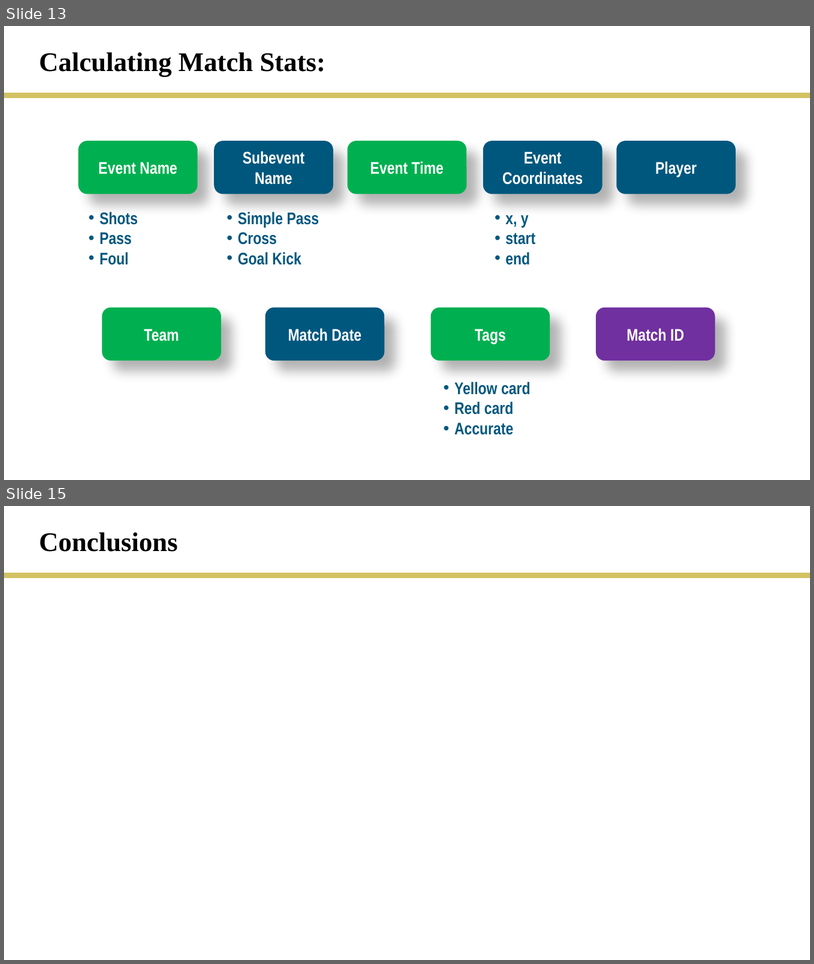
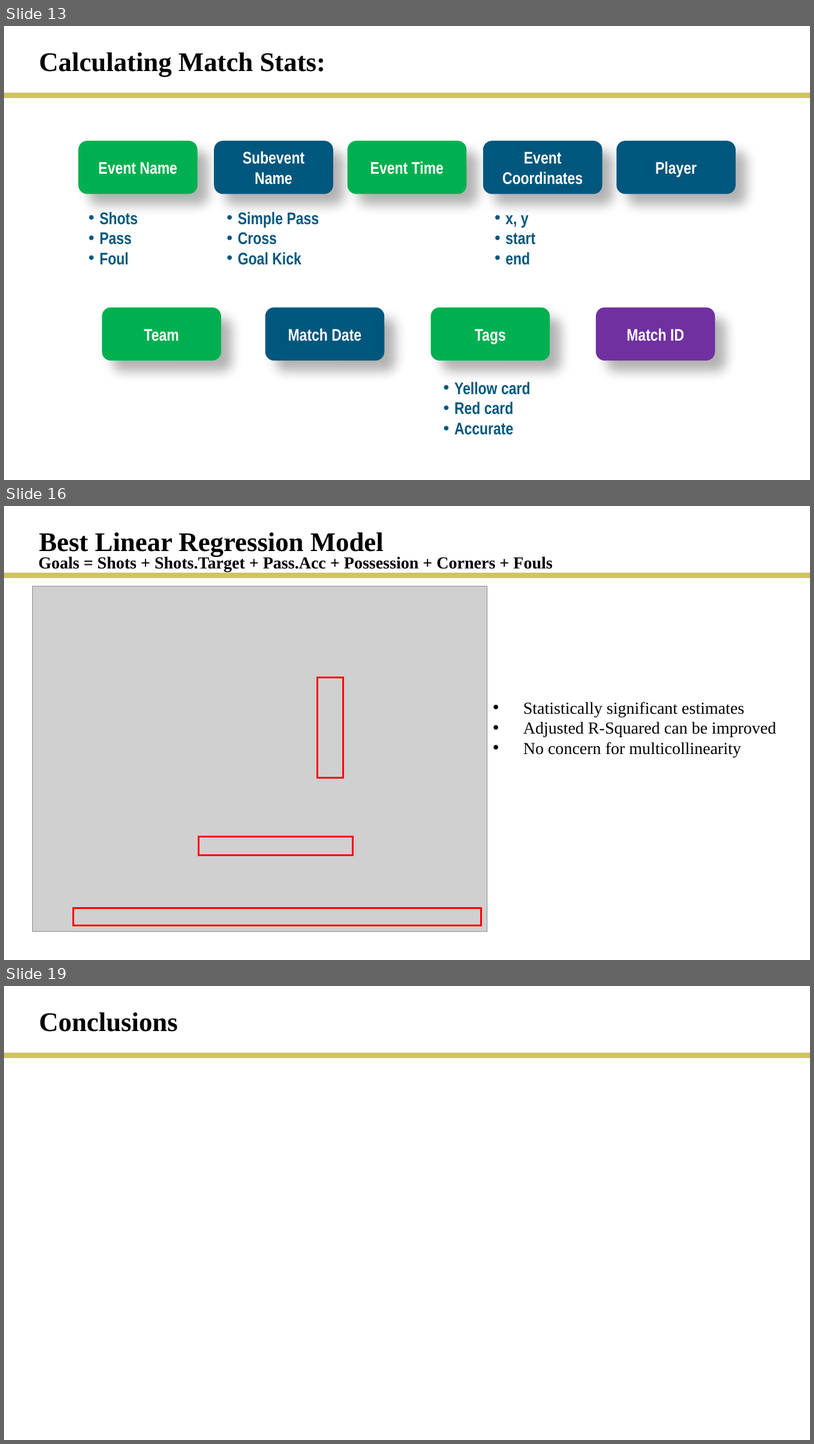
Before and after one commit to rmesina/T2_Codes-R-Us, a slide deck: final_project/T2_final_project.pptx. Shown one above the other, each under a label of ours: slides 13 and 15 before the commit, slides 13, 16 and 19 after it; the slides between them are not shown. The pictures are 814x964 and 814x1444 pixels, drawn with LibreOffice and Linux fonts; fonts in the diff are those of the drawing; grey boxes stand for pictures. Boxes give left, top, right and bottom in pixels: in the first picture for what was removed or moved away, otherwise in the second. Text is boxed around its words. In the diff, an @@ line names an element or a change of style, - is before the commit and + after.

```diff
--- a/final_project/T2_final_project.pptx
+++ b/final_project/T2_final_project.pptx
@@ slide 16 added at [4,506,810,960], background #FFFFFF @@
@@ text added at [39,532,384,556], 32 pt, text #000000, bold @@
+Best Linear Regression Model
@@ text added at [38,556,552,572], 20 pt, text #000000, bold @@
+Goals = Shots + Shots.Target + Pass.Acc + Possession + Corners + Fouls
@@ line added from (4, 576) to (810, 576), #D2C264 6 pt @@
@@ picture added at [32,586,488,931] @@
@@ rectangle added at [318,677,344,778], outline #FF0000 2.25 pt @@
@@ text added at [524,702,776,757], 20 pt, text #000000 @@
+• Statistically significant estimates
+• Adjusted R-Squared can be improved
+• No concern for multicollinearity
@@ rectangle added at [199,837,353,855], outline #FF0000 2.25 pt @@
@@ rectangle added at [74,908,482,925], outline #FF0000 2.25 pt @@
@@ what was slide 15 is now slide 19 @@
```
Also in this commit, not shown: 1 slide changed, 4 other slides added, 1 slide removed, 4 other files.
